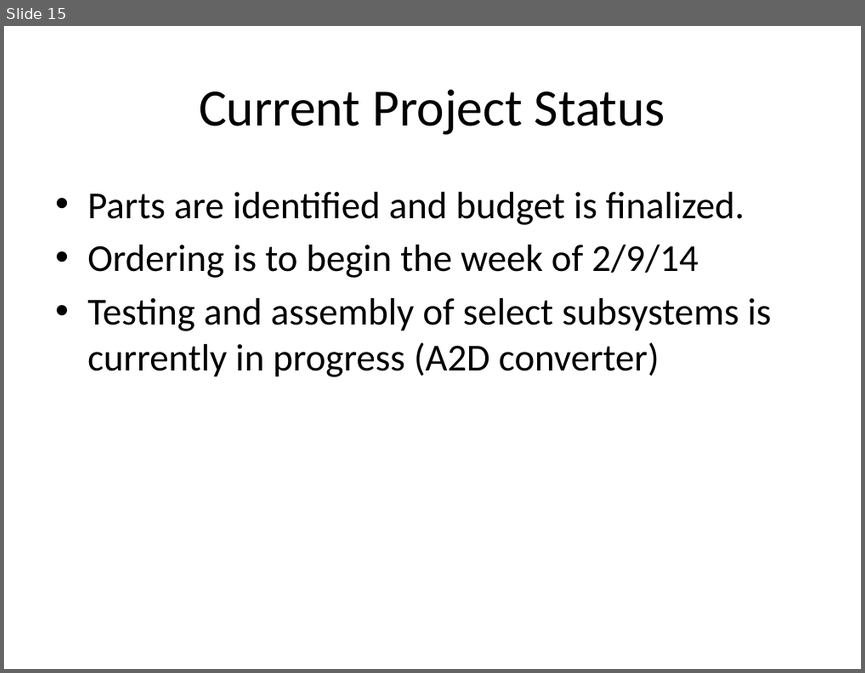
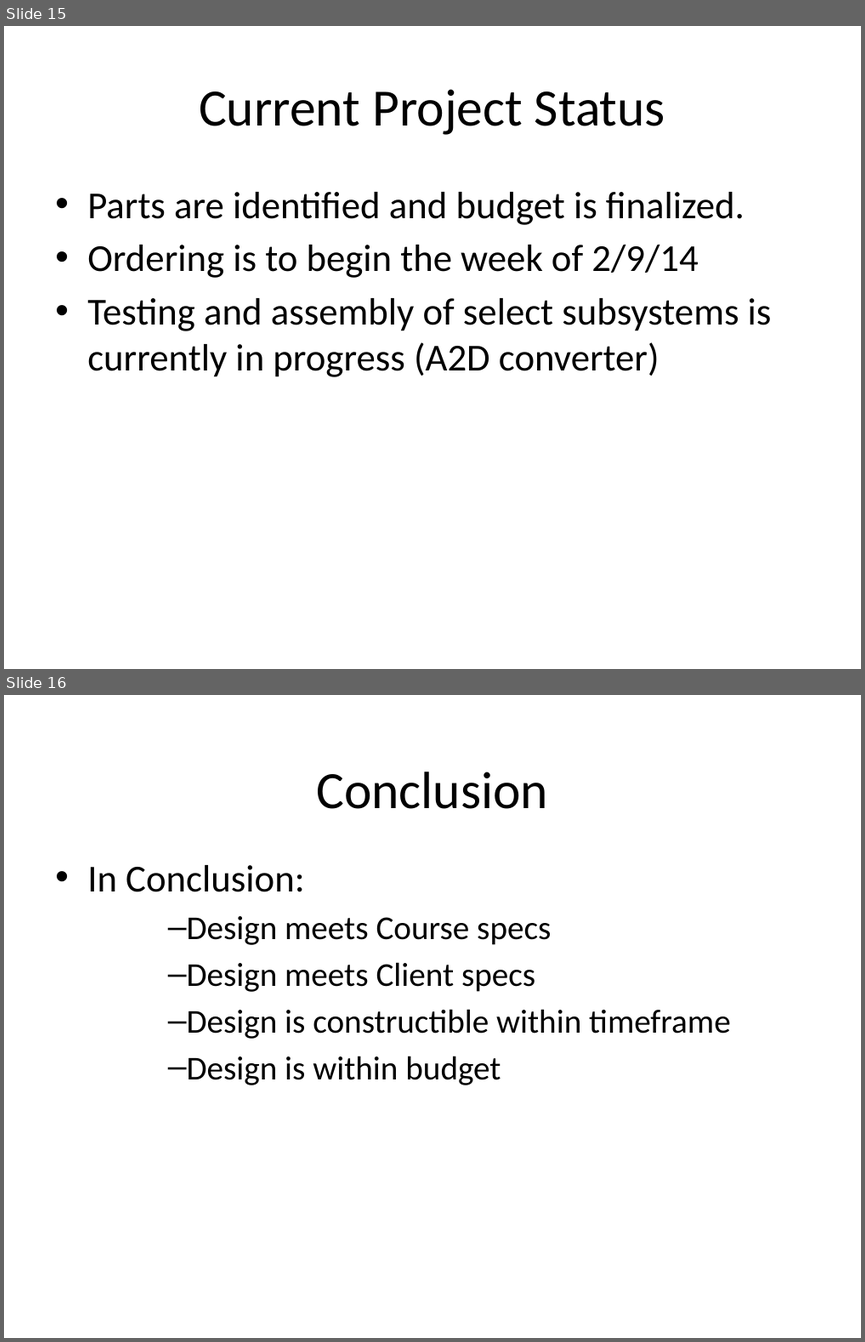
Before and after one commit to TheBengineer/Bridge-Tester, a slide deck: Presentations/February 10, 2014/Bridge Tester.pptx. Shown one above the other, each under a label of ours: slide 15 before the commit, slides 15 and 16 after it. The pictures are 865x673 and 865x1342 pixels, drawn with LibreOffice and Linux fonts; fonts in the diff are those of the drawing. Boxes give left, top, right and bottom in pixels: in the first picture for what was removed or moved away, otherwise in the second. Text is boxed around its words. In the diff, an @@ line names an element or a change of style, - is before the commit and + after.

```diff
--- a/Presentations/February 10, 2014/Bridge Tester.pptx
+++ b/Presentations/February 10, 2014/Bridge Tester.pptx
@@ slide 16 added at (x1=4, y1=695, x2=861, y2=1338), background #FFFFFF @@
@@ title added at (x1=316, y1=771, x2=548, y2=809), 44 pt, text #000000 @@
+Conclusion
@@ text added at (x1=87, y1=865, x2=731, y2=1085), 28 pt, text #000000 @@
+• In Conclusion:
+  – Design meets Course specs
+  – Design meets Client specs
+  – Design is constructible within timeframe
+  – Design is within budget
```
Also in this commit, not shown: 2 other slides added, 1 slide removed.
